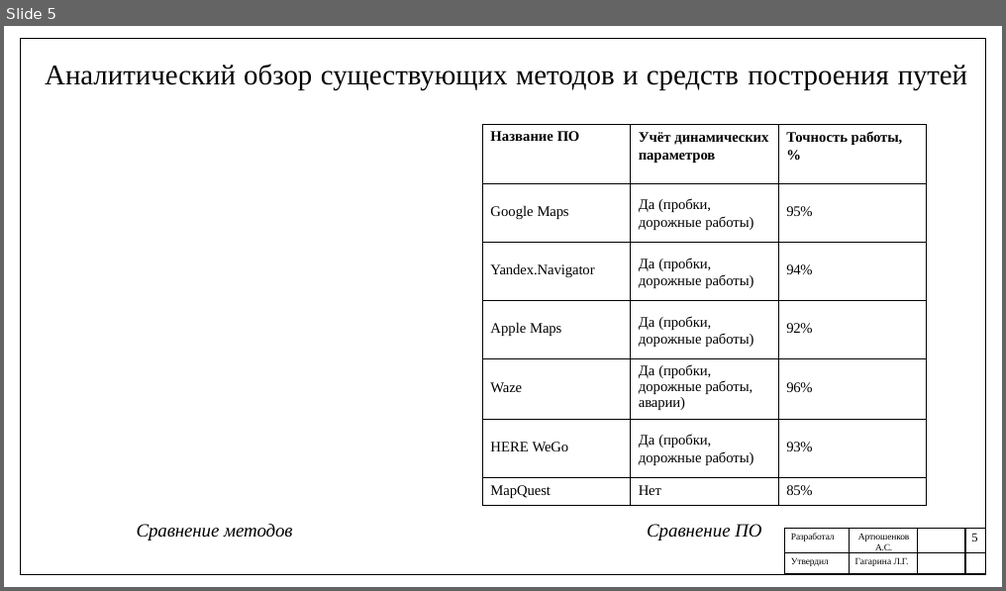
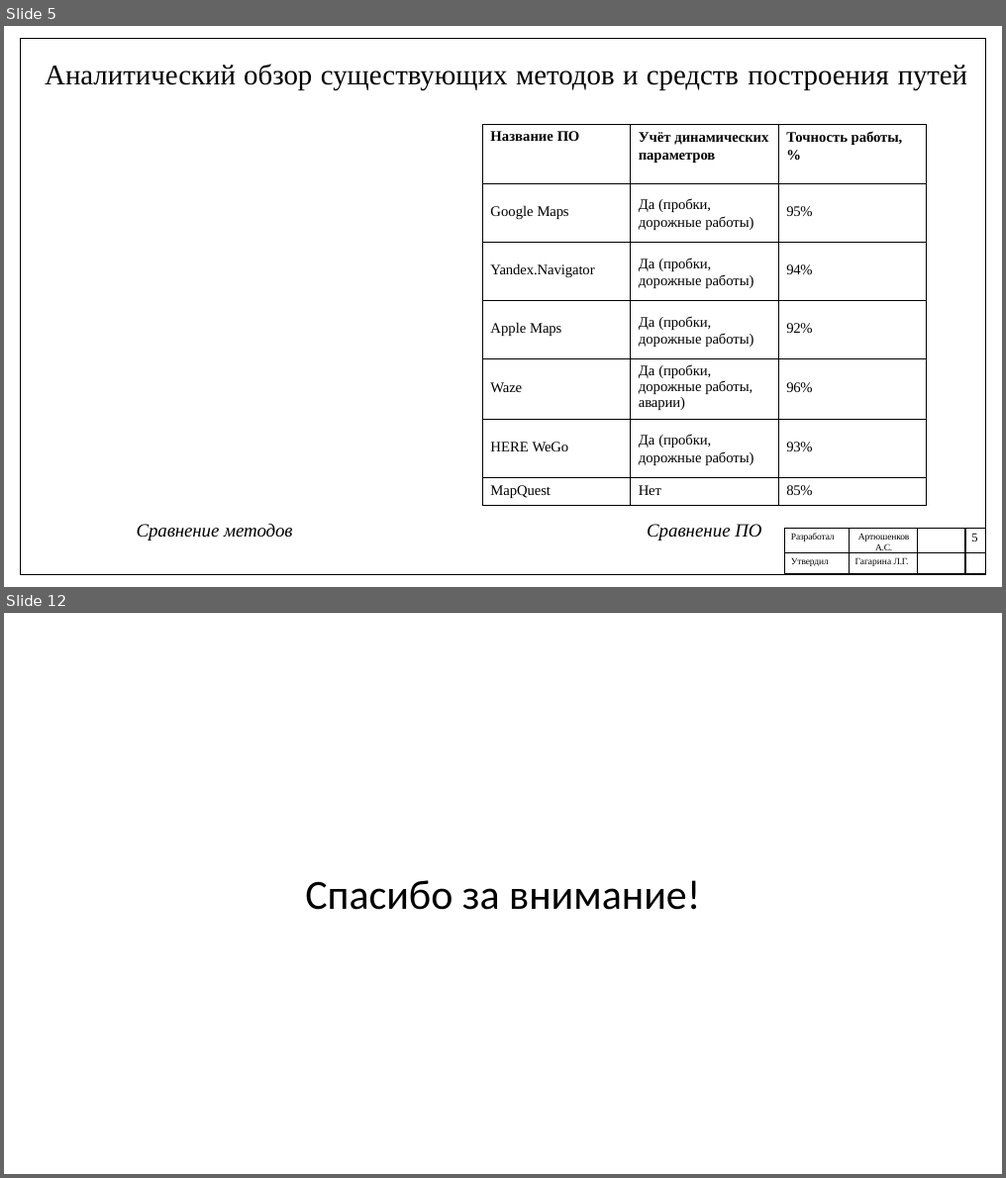
Before and after one commit to DARXXI/RoadSense, a slide deck: маг2.pptx. Shown one above the other, each under a label of ours: slide 5 before the commit, slides 5 and 12 after it; the slides between them are not shown. The pictures are 1006x591 and 1006x1178 pixels, drawn with LibreOffice and Linux fonts; fonts in the diff are those of the drawing; background and template pictures are left out. Boxes give left, top, right and bottom in pixels: in the first picture for what was removed or moved away, otherwise in the second. Text is boxed around its words. In the diff, an @@ line names an element or a change of style, - is before the commit and + after.

```diff
--- a/маг2.pptx
+++ b/маг2.pptx
@@ slide 12 added at bbox=[4, 613, 1002, 1174], background #FFFFFF @@
@@ text added at bbox=[305, 880, 700, 910], 40 pt, text #000000 @@
+Спасибо за внимание!
```
Also in this commit, not shown: 3 slides changed, 7 other slides added, 2 slides removed, 16 other files.
